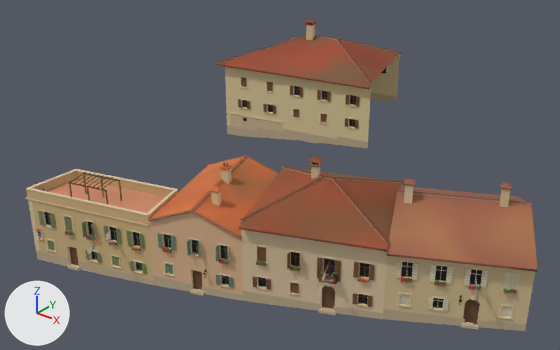
Before and after pictures for a commit that changed the glTF model games/yorimichi/assets/belmonte/meshes/SM_BM_BT_blk_30.glb.
Before and after are seen from a 50 mm lens placed at (42.2, -63.5, 44.8), pointed at (-5.4, -4.0, 7.9). Arrows for +X, +Y and +Z are at lower left; the lights stay in place. The first picture is the older version. Vertices at exactly the same position are counted once.

In view in the first picture: 'SM_BM_BT_blk_30'.
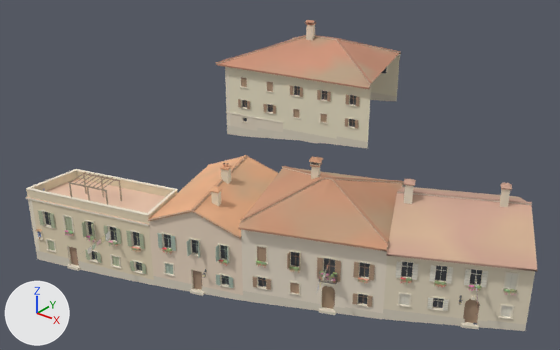
Pixel boxes (x1, y1, x2, y2) of what changed, in the pictures (560 x 350 px):
part 1 of me_sm_bt_blk_30, recoloured (lighter)
    both: (26, 22, 535, 331)
part 2 of me_sm_bt_blk_30, recoloured (lighter)
    both: (26, 20, 537, 320)

What the commit changed:
me_sm_bt_blk_30 has 12426 vertices, 14384 faces and spans x -26.6..24.2, y -25.6..26.5, z -0.6..19.7.
me_sm_bt_blk_30 is used by ob_sm_bm_bt_blk_30; location (0.0, 0.0, 0.0).
me_sm_bt_blk_30 part 1: 10672 faces centred in x -26.6..24.0, y -25.6..26.5, z -0.5..19.6 are repainted in the vertex colours; the middle colour goes from beige #d3b38c to beige #ebdac4.
me_sm_bt_blk_30 part 2: 3712 faces centred in x -25.9..23.6, y -24.8..25.6, z 0.7..19.6 are repainted in the vertex colours; the middle colour goes from brown #cdb280 to beige #e8dabc.
